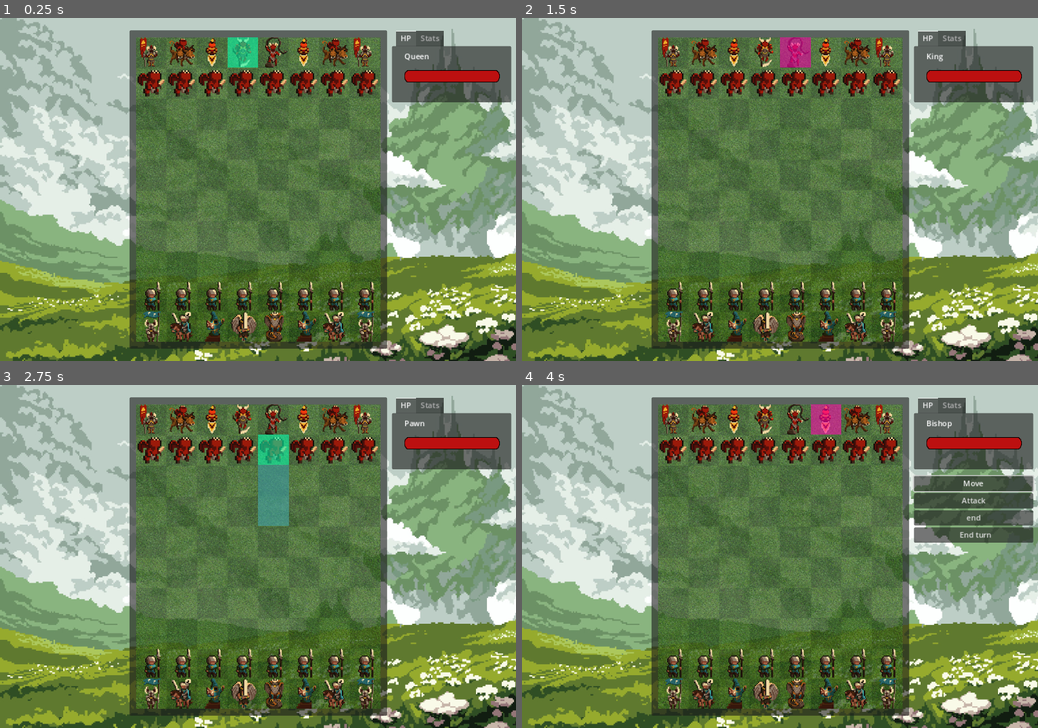
Above: before the commit, frames 1-4 (two rows, left to right).
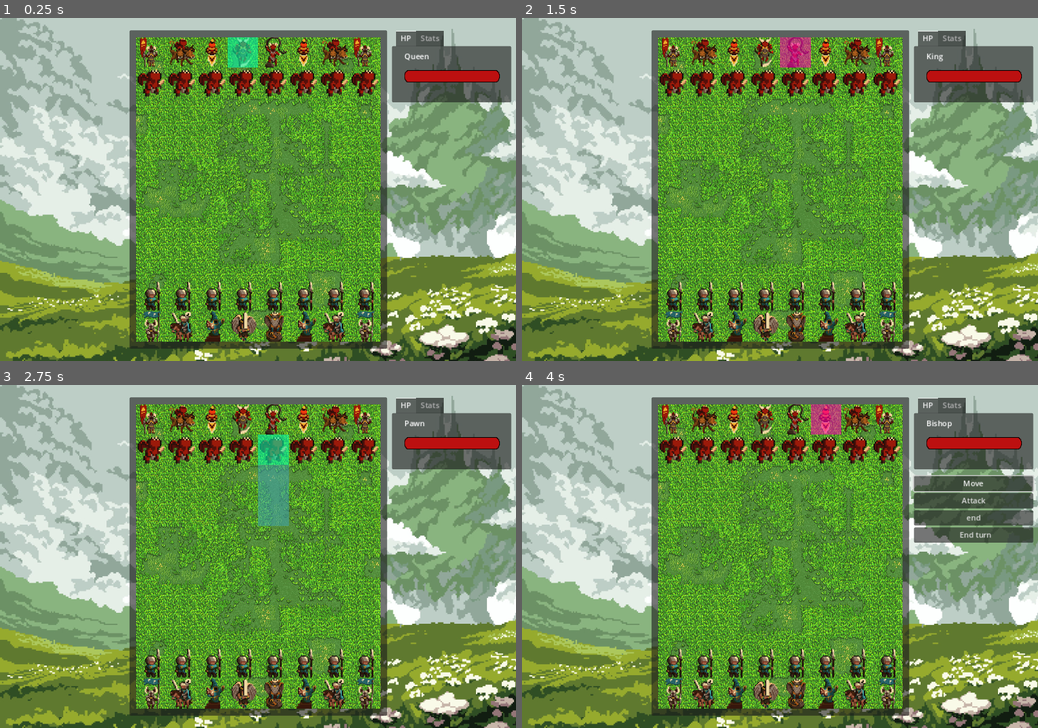
Above: after the commit, the same moments.

Repository: Yeeloman/Chessmania
Game: Godot game, scene res://scenes/main.tscn
Same seed, same stepped clock (60 frames per second), same inputs: the game is played once before the commit and once after it.
Inputs:
- Up to frame 1 (0.25 s): no input
- Up to frame 2 (1.5 s): tap Enter at 0.5 s; hold Right (right) 0.53-1.25 s; tap Q (make_active) at 0.6 s; click "Move" at 1.25 s
- Up to frame 3 (2.75 s): tap Space at 2 s; hold Down (down) from 2.03 s (still down); tap W (make_passive) at 2.1 s
- Up to frame 4 (4 s): tap Enter at 2.75 s; release Down (down) at 2.78 s; hold Right (right) 2.78-3.53 s; tap E (move) at 2.85 s; tap Space at 3.5 s; hold Up (ui_up) from 3.53 s (still down); tap Q (make_active) at 3.6 s

The runs differ from the first frame. In frame 1, 30% of the frame differs, in the area x 26-74%, y 5-95%; in frame 2, 30%; in frame 3, 29%; in frame 4, 30%.

Commit message:
change background of the chess board

Diff:
--- a/Chessmania/scenes/main.tscn
+++ b/Chessmania/scenes/main.tscn
@@ -2,7 +2,7 @@
 
 [ext_resource type="Script" path="res://scenes/scripts/main.gd" id="1_xix4n"]
 [ext_resource type="Texture2D" uid="uid://dxw100gdy0hnu" path="res://assets/background.jpg" id="2_glwoj"]
-[ext_resource type="Texture2D" uid="uid://ci2ft6rv6mep8" path="res://assets/background_battle.png" id="3_vx6dn"]
+[ext_resource type="Texture2D" uid="uid://d1combvmwab0v" path="res://assets/grass_background.png" id="3_ikc13"]
 
 [node name="main" type="Control"]
 layout_mode = 3
@@ -42,9 +42,10 @@
 grow_vertical = 2
 
 [node name="chess_board" type="TextureRect" parent="chess_container"]
-self_modulate = Color(1, 1, 1, 0.501961)
+clip_contents = true
 layout_mode = 2
-texture = ExtResource("3_vx6dn")
+texture = ExtResource("3_ikc13")
+expand_mode = 1
 stretch_mode = 3
 
 [node name="chess_grid" type="GridContainer" parent="chess_container/chess_board"]
Binary file added: Chessmania/assets/grass_background.png
Not shown, added: Chessmania/assets/grass_background.png.import
